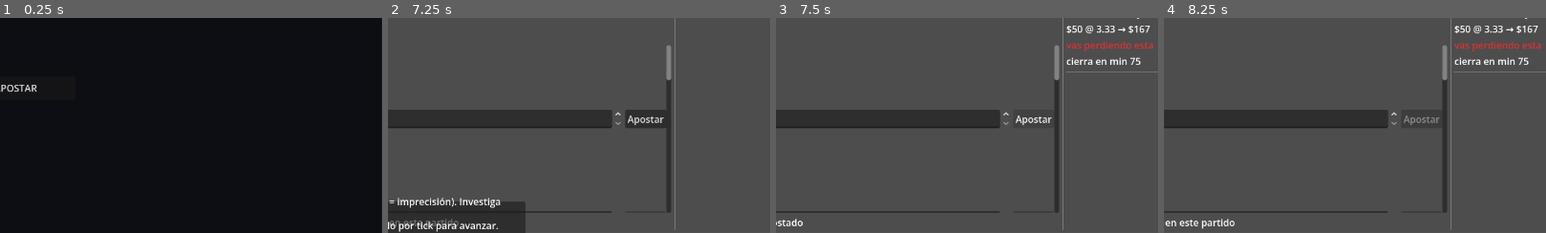
Above: before the commit, frames 1-4 (left to right).
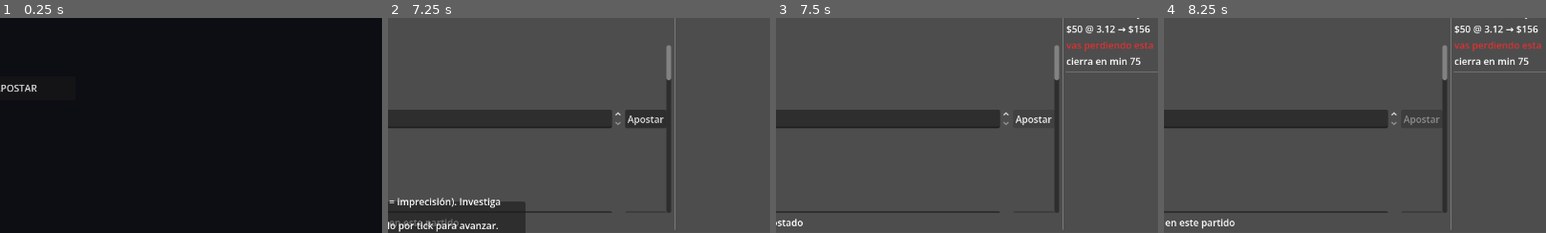
Above: after the commit, the same moments.

Repository: PabloDABernal/crazy-weekend
Game: Godot game, scene res://scenes/main/main.tscn
The game is run twice, just before and just after one commit, with the same random seed, the same clock (stepped at 60 frames per second) and the same inputs.
Inputs (mouse positions are % of the whole screen's width and height, from its top left):
- Up to frame 1 (0.25 s): no input
- Up to frame 2 (7.25 s): click "APOSTAR" at 0.5 s; tap Enter at 1.25 s; move the mouse to (50, 50) at 1.27 s; click (50, 50) at 1.42 s; click "Real Madrileño vs Elxense CF" at 2 s; click "FC Barceloneta vs Cadista SC" at 2.75 s; click "Atlético de Madriz vs Alavesó…" at 3.5 s; click "Seviya FC vs Mallorquín RCD" at 4.25 s; click "Gana Local 2.00-3.96 25%-50%" at 5 s; click "Empate 3.04-6.31 16%-33%" at 5.75 s; click "Gana Visitante 2.49-4.18 24%-…" at 6.5 s
- Up to frame 3 (7.5 s): click "Apostar" at 7.25 s
- Up to frame 4 (8.25 s): click "FC Barceloneta vs Cadista SC" at 8 s
The pictures show only the part of the screen within x 37-87%, y 42-92%; the shares and areas given below are measured in that part.

Frames 1-2 are identical in both runs. In frame 3, 0.1% of the frame differs, in the area x 86-98%, y 3-8%; in frame 4, 0.1%.

Commit message:
Corregir divergencia de cuota entre LiveBetTicket y PayoutCalculator
LiveBetTicket promediaba cuotas extremas para mostrar la ganancia
potencial, mientras PayoutCalculator (el que paga de verdad) invertía
el punto medio de probabilidad — números distintos para la misma
apuesta. Se extrae OddsMath.frozen_odds_for_offer como fuente única de
cuota congelada, consumida por ambos. El test de LiveBetTicket ahora
compara contra PayoutCalculator.compute_payout real en vez de repetir
la fórmula bajo prueba.

Co-Authored-By: Claude Sonnet 5 <noreply@anthropic.com>
Claude-Session: https://claude.ai/code/session_016xK8ZbReqziNnuibf8hquW

Diff:
--- a/scenes/betting/live_bet_ticket.gd
+++ b/scenes/betting/live_bet_ticket.gd
@@ -33,9 +33,8 @@
 	var offer: MarketOffer = pending_bet.market_offer
 	_market_label.text = "%s · %s" % [_format_market_name(offer.market_id), String(offer.option_key)]
 
-	var odds_range: Vector2 = OddsMath.odds_range_from_probability_range(offer.displayed_probability_min, offer.displayed_probability_max)
-	var odds_center: float = (odds_range.x + odds_range.y) / 2.0
-	var potential_return: int = OddsMath.potential_return(pending_bet.stake, odds_center)
+	var odds_center: float = OddsMath.frozen_odds_for_offer(offer)
+	var potential_return: int = PayoutCalculator.compute_payout(pending_bet)
 	_stake_label.text = "$%d @ %.2f → $%d" % [pending_bet.stake, odds_center, potential_return]
 
 
--- a/scripts/betting/odds_math.gd
+++ b/scripts/betting/odds_math.gd
@@ -21,6 +21,14 @@
 	return Vector2(min(odds_from_p_min, odds_from_p_max), max(odds_from_p_min, odds_from_p_max))
 
 
+## Cuota "congelada" de una oferta de mercado (misma fórmula usada para pagar y para mostrar):
+## 1 / punto medio del rango de probabilidad mostrado. Fuente única para `PayoutCalculator` y
+## `LiveBetTicket` -- evita que la cuota mostrada en el boleto y la usada al pagar diverjan.
+static func frozen_odds_for_offer(offer: MarketOffer) -> float:
+	var shown_center: float = (offer.displayed_probability_min + offer.displayed_probability_max) / 2.0
+	return odds_from_probability(shown_center)
+
+
 ## Ganancia potencial (devolución total, stake incluido) de un stake a una cuota dada.
 static func potential_return(stake: int, odds: float) -> int:
 	return int(ceil(stake * odds))
--- a/scripts/betting/payout_calculator.gd
+++ b/scripts/betting/payout_calculator.gd
@@ -13,6 +13,5 @@
 ## Cuota mostrada al jugador en el momento de apostar = 1 / p_shown_center, usando el punto medio del
 ## rango mostrado (displayed_probability_min/max) como cuota "congelada" al momento de apostar.
 static func compute_payout(pending_bet: PendingBet) -> int:
-	var shown_center: float = (pending_bet.market_offer.displayed_probability_min + pending_bet.market_offer.displayed_probability_max) / 2.0
-	var implied_odds: float = OddsMath.odds_from_probability(shown_center)
+	var implied_odds: float = OddsMath.frozen_odds_for_offer(pending_bet.market_offer)
 	return OddsMath.potential_return(pending_bet.stake, implied_odds)
--- a/tests/betting/live_bet_ticket_test.gd
+++ b/tests/betting/live_bet_ticket_test.gd
@@ -50,9 +50,7 @@
 	var pending_bet: PendingBet = _build_pending_bet(&"goals_ou_2_5", &"over", 100, 2.5)
 	ticket.setup(pending_bet, "Equipo A vs Equipo B")
 
-	var odds_range: Vector2 = OddsMath.odds_range_from_probability_range(pending_bet.market_offer.displayed_probability_min, pending_bet.market_offer.displayed_probability_max)
-	var odds_center: float = (odds_range.x + odds_range.y) / 2.0
-	var expected_payout: int = OddsMath.potential_return(pending_bet.stake, odds_center)
+	var expected_payout: int = PayoutCalculator.compute_payout(pending_bet)
 
 	if not ticket._stake_label.text.contains(str(pending_bet.stake)):
 		_fail("StakeLabel debería incluir el importe apostado ($%d), texto=%s" % [pending_bet.stake, ticket._stake_label.text])
